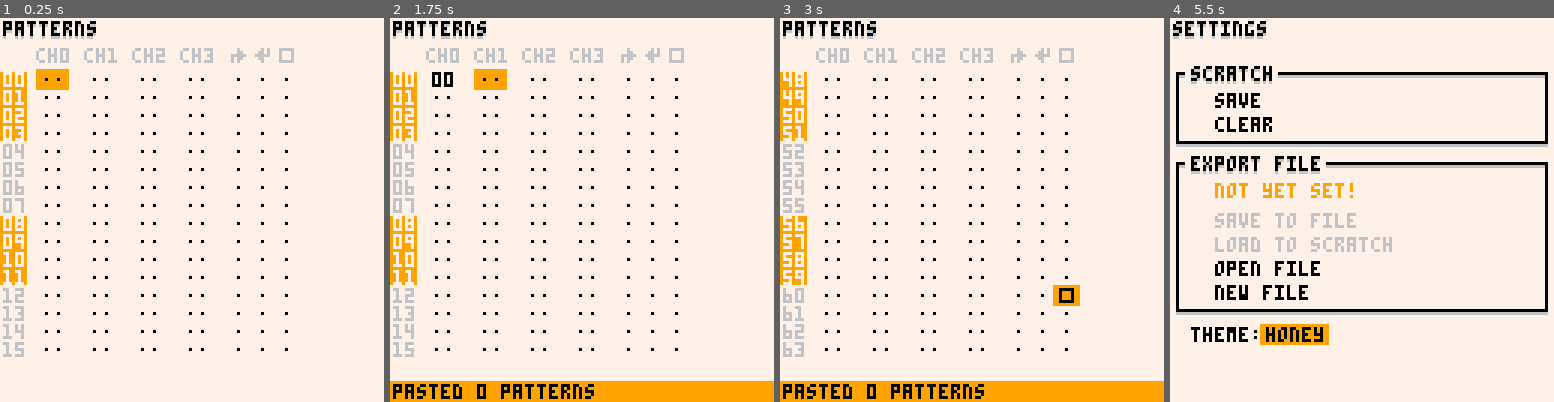
Above: before the commit, frames 1-4 (left to right).
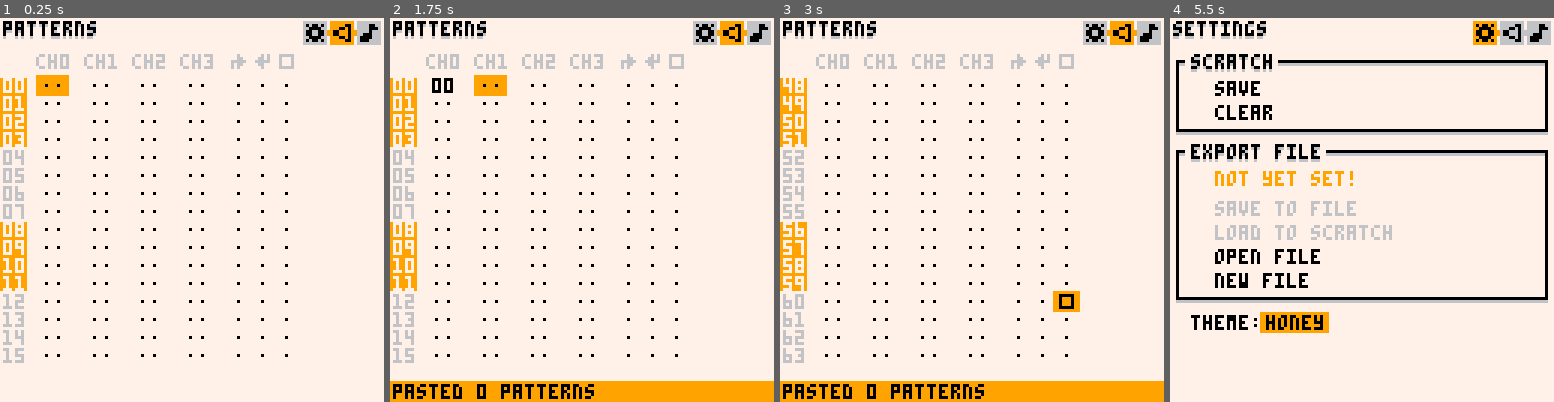
Above: after the commit, the same moments.

Repository: romainchapou/pico-sound-dj
Game: PICO-8 cartridge psdj.p8
Two runs of this game, one before a commit and one after it. Both use one fixed random seed, a clock stepped at 60 frames per second and the inputs below.
Inputs:
- Up to frame 1 (0.25 s): no input
- Up to frame 2 (1.75 s): tap X (X key) at 0.33, 1.07 s; tap O (Z key) at 0.7, 1.7 s; hold Right from 1.6 s (still down)
- Up to frame 3 (3 s): tap X (X key) at 1.85, 2.97 s; release Right at 2.1 s; tap O (Z key) at 2.1, 2.5, 2.9 s; hold Up 2.15-2.42 s; hold Right from 2.47 s (still down)
- Up to frame 4 (5.5 s): release Right at 3.03 s; hold Left 3.08-3.58 s; tap O (Z key) every 0.4 s from 3.3 to 5.3 s; hold Down 3.63-3.97 s; hold Right 4.02-4.68 s; tap X (X key) at 4.08, 5.2 s; hold Up 4.73-5.03 s; hold Left from 5.08 s (still down)

The runs differ from the first frame. In frame 1, 6.1% of the frame differs, in the area x 0-100%, y 0-90%; in frame 2, 6.2%; in frame 3, 6.1%; in frame 4, 19%, in the area x 1-100%, y 0-86%.

Commit message:
Add a minimap

Diff:
--- a/main.lua
+++ b/main.lua
@@ -10,11 +10,22 @@
 
   T = 0 -- test variable
 
-  current_pane = pattern_editor
+  current_pane_i = 2
+
+  panes = {settings_pane, pattern_editor, sfx_editor}
 
   settings_pane:init()
   pattern_editor:init()
   sfx_editor:init(0)
+end
+
+-- dir : -1 for left, +1 for right
+-- returns true if input handled
+function handle_move_pane(dir)
+  if btn(4) and btnp(max(dir, 0)) then
+    current_pane_i = mid(1, current_pane_i+nudge(), 3)
+    return true
+  end
 end
 
 function _update60()
@@ -25,6 +36,8 @@
   -- debug
   if btnp(0, 1) then T -= 1 end
   if btnp(1, 1) then T += 1 end
+
+  local current_pane = panes[current_pane_i]
 
   current_pane:update()
 
@@ -40,7 +53,19 @@
 function _draw()
   cls(7)
 
-  current_pane:draw()
+  panes[current_pane_i]:draw()
+
+  -- mini map draw
+  for i=1,3 do
+    local x = 86 + i*9+6
+
+    if i < 3 then
+      line(x+8, 4, x+8, 5, is_in_range(current_pane_i, i, i+1) and 9 or 6)
+    end
+
+    rectfill(x, 1, x+7, 8, i == current_pane_i and 9 or 6)
+    spr(16+i, x, 1)
+  end
 
   message_panel:draw()
 
--- a/pattern_editor.lua
+++ b/pattern_editor.lua
@@ -67,17 +67,11 @@
     end
 
     -- pane movement
-    if btn(4) then
-      if btnp(0) then
-        GLOBAL.current_pane = settings_pane
-        return
-      end
-
-      if btnp(1) and patterns[cur_line+1].is_channel_activated[cur_col+1] then
-        GLOBAL.current_pane = sfx_editor
-        sfx_editor:init(patterns[cur_line+1].channels[cur_col+1].value)
-        return
-      end
+    if handle_move_pane(-1) then return end
+
+    if patterns[cur_line+1].is_channel_activated[cur_col+1] and handle_move_pane(1) then
+      sfx_editor:init(patterns[cur_line+1].channels[cur_col+1].value)
+      return
     end
 
     if not multi_selection then
@@ -129,7 +123,7 @@
   draw = function(_ENV)
     shadow_print("patterns", 1, 1)
 
-    local start_x, start_y = 14, 18
+    local start_x, start_y = 14, 20
 
     for i=0,3 do
       print("ch" .. tostr(i), start_x - 2 + i*CHANNEL_X_OFFSET, start_y - 8, 6)
--- a/settings_pane.lua
+++ b/settings_pane.lua
@@ -106,12 +106,9 @@
       if was_active then return end
     end
 
-    if btn(4) then
-      if btnp(1) then
-        GLOBAL.current_pane = pattern_editor
-        return
-      end
-    else
+    if handle_move_pane(1) then return end
+
+    if not btn(4) then
       if widgs[cur_widg]:update() then
         -- input handled
         return
@@ -130,7 +127,7 @@
   draw = function(_ENV)
     shadow_print("settings", 1, 1)
 
-    local start_x, start_y = 3, 6
+    local start_x, start_y = 3, 2
 
     shadow_rect(start_x -1, start_y +12, start_x + 122, start_y + 35)
     shadow_print("scratch", start_x+4, start_y+10)
--- a/sfx_editor.lua
+++ b/sfx_editor.lua
@@ -42,7 +42,8 @@
     sfx_dampen = make_named_input_widget("damp", 0, 0, 2)
 
     sfx_settings = {
-      sfx_speed, sfx_loop_in, sfx_loop_out, sfx_noise, sfx_buzz, sfx_detune, sfx_reverb, sfx_dampen
+      sfx_speed, sfx_loop_in, sfx_loop_out, sfx_noise,
+      sfx_buzz, sfx_detune, sfx_reverb, sfx_dampen
     }
 
     notes = {}
@@ -52,10 +53,7 @@
   update = function(_ENV)
     -- pane movement
     if btn(4) then
-      if btnp(0) then
-        GLOBAL.current_pane = pattern_editor
-        return
-      end
+      if handle_move_pane(-1) then return end
 
       if btnp(2) then change_sfx(_ENV, sfx_id-1) end
       if btnp(3) then change_sfx(_ENV, sfx_id+1) end
@@ -85,7 +83,7 @@
   draw = function(_ENV)
     shadow_print("sfx " .. two_digit_number_str(sfx_id), 1, 1)
 
-    local start_x, start_y, col_x_diff = 10, 12, 48
+    local start_x, start_y, col_x_diff = 10, 14, 48
 
     for i=0,1 do
       rectfill(start_x + i*col_x_diff - 10, start_y - 3, start_x + i*col_x_diff - 6, start_y + 3, 6)
